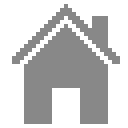
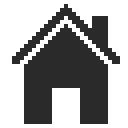
Comparing the layer stacks of the two 128×128 images. Changes:
painted on "Hintergrund" over [12,4,120,124]
